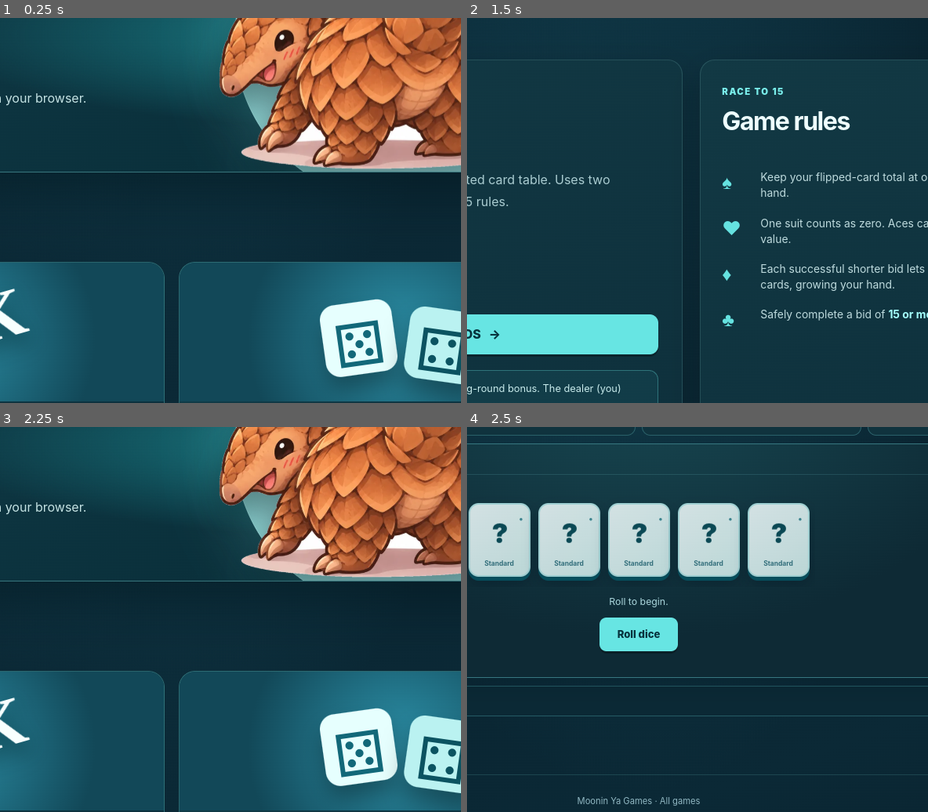
Above: before the commit, frames 1-4 (two rows, left to right).
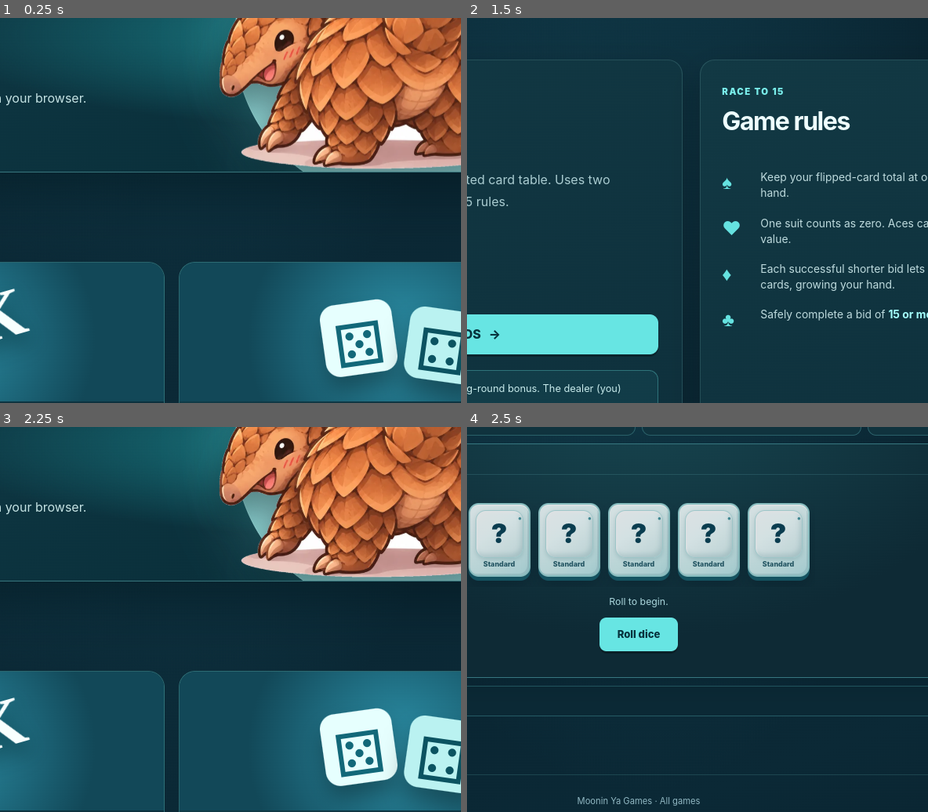
Above: after the commit, the same moments.

Repository: MooninYaGames/Games
Game: browser game, page index.html
The game is run twice, just before and just after one commit, with the same random seed, the same clock (stepped at 60 frames per second) and the same inputs.
Inputs (mouse positions are % of the whole screen's width and height, from its top left):
- Up to frame 1 (0.25 s): no input
- Up to frame 2 (1.5 s): click (51, 70) at 0.27 s; click (51, 74) at 1.07 s; tap Space at 1.1 s; click "A ♠ K CARD GAME ↗ Race to 15 …" at 1.27 s
- Up to frame 3 (2.25 s): tap Space at 1.6, 2.1 s; click (4, 9) at 1.67 s; click "All games" at 1.87 s
- Up to frame 4 (2.5 s): click (70, 65) at 2.27 s; click "Start game" at 2.47 s
The pictures show only the part of the screen within x 32-82%, y 22-72%; the shares and areas given below are measured in that part.

Frames 1-3 are identical in both runs. In frame 4, 1.7% of the frame differs, in the area x 1-74%, y 21-39%.

Commit message:
Add files via upload

Diff:
--- a/index.html
+++ b/index.html
@@ -309,38 +309,76 @@
     @media(max-width:650px){.nmf-die .die-face .rule-visual-die{width:38px;height:38px;flex-basis:38px;padding:5px;gap:2px}.nmf-die .die-face .rule-visual-die i{width:7px;height:7px}}
 
 
-    /* Physically roll the entire die housing, including its border, label and pips. */
+    /* Site v1.0: crisp, tactile dice with high-contrast recessed pips. */
+    .nmf-die{
+      border:2px solid #9bd4d5;
+      background:linear-gradient(150deg,#f9ffff 0%,#d3efef 70%,#bce4e7 100%);
+      box-shadow:inset 0 2px 0 rgba(255,255,255,.94),inset -2px -2px 0 rgba(47,115,128,.14),0 5px 0 #155968,0 11px 18px #00121d55;
+    }
+    .nmf-die.special-die{
+      background:linear-gradient(140deg,#f4ffff,#bbf0ec 70%,#95d9d8);
+      border-color:#6cd4d1;
+    }
+    .die-core{
+      width:61px;height:61px;
+      background:linear-gradient(145deg,#fff 0%,#f5ffff 42%,#d9eeee 100%);
+      border:1px solid #b6dfe0;border-radius:13px;
+      display:grid;place-items:center;
+      box-shadow:inset 2px 3px 2px #ffffff,inset -3px -4px 6px rgba(20,85,102,.14),0 2px 6px rgba(15,68,79,.16);
+      perspective:none;transform:none;
+    }
+    .nmf-die.special-die .die-core{border-color:#91d9d4;background:linear-gradient(135deg,#fff,#d6f4ef)}
+    .nmf-die .die-face{transform:none;letter-spacing:0;font-size:2.15rem;font-weight:900;color:#093e52}
+    .nmf-die .die-face .rule-visual-die{
+      width:56px;height:56px;flex-basis:56px;
+      padding:6px;gap:2px;border:0;border-radius:0;
+      background:transparent;box-shadow:none;
+    }
+    .nmf-die .die-face .rule-visual-die i{width:12px;height:12px}
+    .nmf-die .die-face .rule-visual-die i.on{
+      background:radial-gradient(circle at 37% 32%,#0f6981,#063e53 76%);
+      box-shadow:inset 1px 2px 2px rgba(0,0,0,.42),0 1px 0 rgba(255,255,255,.9);
+    }
+    .nmf-die small{font-size:.56rem;max-width:72px;color:#255a68;font-weight:800}
+    .nmf-die.selected{
+      border-color:#f5c56d;
+      box-shadow:0 0 0 3px #efcf7959,0 5px 0 #92682d,0 9px 18px #00121d66;
+    }
+    /* Only a true roll/reroll gets motion; tapping to select is instantaneous. */
     .nmf-die.tumbling{
-      animation:whole-die-tumble .86s cubic-bezier(.20,.70,.20,1) both!important;
-      transform-origin:50% 55%;
-      transform-style:preserve-3d;
-      backface-visibility:visible;
-      will-change:transform,filter;
-      z-index:5;
+      animation:whole-die-shake .48s ease-in-out both!important;
+      transform-origin:center 65%;
+      will-change:transform;
+      z-index:4;
       pointer-events:none;
     }
-    .nmf-die.tumbling:nth-child(2n){animation-name:whole-die-tumble-alt!important}
-    .nmf-die.tumbling:nth-child(3n){animation-duration:.93s!important}
-    @keyframes whole-die-tumble{
-      0%{transform:translate3d(-10px,0,0) rotateX(-20deg) rotateY(-18deg) rotateZ(-24deg) scale(.94);filter:brightness(.92)}
-      17%{transform:translate3d(-15px,-16px,0) rotateX(-100deg) rotateY(24deg) rotateZ(-112deg) scale(.99);filter:brightness(1.15)}
-      40%{transform:translate3d(13px,-25px,0) rotateX(-205deg) rotateY(55deg) rotateZ(-224deg) scale(.94);filter:brightness(.91)}
-      62%{transform:translate3d(18px,-9px,0) rotateX(-310deg) rotateY(18deg) rotateZ(-345deg) scale(1.08);filter:brightness(1.07)}
-      77%{transform:translate3d(5px,0,0) rotateX(-355deg) rotateY(-10deg) rotateZ(-366deg) scale(.95);filter:brightness(.98)}
-      88%{transform:translate3d(2px,-6px,0) rotateX(-360deg) rotateY(0deg) rotateZ(-358deg) scale(1.02);filter:brightness(1.02)}
-      100%{transform:translate3d(0,0,0) rotateX(-360deg) rotateY(0deg) rotateZ(-360deg) scale(1);filter:brightness(1)}
-    }
-    @keyframes whole-die-tumble-alt{
-      0%{transform:translate3d(11px,0,0) rotateX(18deg) rotateY(15deg) rotateZ(21deg) scale(.94);filter:brightness(.95)}
-      19%{transform:translate3d(16px,-20px,0) rotateX(108deg) rotateY(-32deg) rotateZ(120deg) scale(.97);filter:brightness(1.15)}
-      43%{transform:translate3d(-9px,-28px,0) rotateX(214deg) rotateY(-48deg) rotateZ(243deg) scale(.94);filter:brightness(.89)}
-      64%{transform:translate3d(-17px,-8px,0) rotateX(324deg) rotateY(12deg) rotateZ(345deg) scale(1.06);filter:brightness(1.08)}
-      78%{transform:translate3d(-4px,0,0) rotateX(363deg) rotateY(0deg) rotateZ(366deg) scale(.94);filter:brightness(1)}
-      90%{transform:translate3d(1px,-5px,0) rotateX(358deg) rotateY(0deg) rotateZ(358deg) scale(1.02);filter:brightness(1.03)}
-      100%{transform:translate3d(0,0,0) rotateX(360deg) rotateY(0deg) rotateZ(360deg) scale(1);filter:brightness(1)}
-    }
-    /* Keep the game accessible to players who prefer less motion. */
-    @media(prefers-reduced-motion:reduce){.nmf-die.tumbling{animation:none!important;transform:none!important;filter:none!important}}
+    .nmf-die.tumbling:nth-child(2n){animation-name:whole-die-shake-alt!important}
+    .nmf-die.tumbling:nth-child(3n){animation-delay:.025s!important}
+    @keyframes whole-die-shake{
+      0%,100%{transform:translate(0,0) rotate(0deg)}
+      14%{transform:translate(-4px,-2px) rotate(-5deg)}
+      30%{transform:translate(4px,-3px) rotate(5deg)}
+      46%{transform:translate(-3px,-2px) rotate(-4deg)}
+      62%{transform:translate(3px,-1px) rotate(3deg)}
+      78%{transform:translate(-1px,-1px) rotate(-2deg)}
+      90%{transform:translate(1px,0) rotate(1deg)}
+    }
+    @keyframes whole-die-shake-alt{
+      0%,100%{transform:translate(0,0) rotate(0deg)}
+      14%{transform:translate(4px,-2px) rotate(5deg)}
+      30%{transform:translate(-4px,-3px) rotate(-5deg)}
+      46%{transform:translate(3px,-2px) rotate(4deg)}
+      62%{transform:translate(-3px,-1px) rotate(-3deg)}
+      78%{transform:translate(1px,-1px) rotate(2deg)}
+      90%{transform:translate(-1px,0) rotate(-1deg)}
+    }
+    @media(max-width:650px){
+      .die-core{width:50px;height:50px;border-radius:11px}
+      .nmf-die .die-face .rule-visual-die{width:47px;height:47px;flex-basis:47px;padding:4px;gap:1px}
+      .nmf-die .die-face .rule-visual-die i{width:10px;height:10px}
+      .nmf-die small{font-size:.49rem;max-width:56px}
+    }
+    @media(prefers-reduced-motion:reduce){.nmf-die.tumbling{animation:none!important;transform:none!important}}
 
   </style>
 </head>
@@ -614,7 +652,7 @@
   const launchRollMotion=(indices)=>{
     nmfRollingIndices=[...indices]; nmfRollLocked=true;
     clearTimeout(nmfMotionTimer);
-    nmfMotionTimer=setTimeout(()=>{nmfRollLocked=false; if(route==='no-fours')render();},980);
+    nmfMotionTimer=setTimeout(()=>{nmfRollLocked=false; if(route==='no-fours')render();},540);
   };
   const launchMysteryMotion=()=>{
     nmfMysteryRevealing=true;
